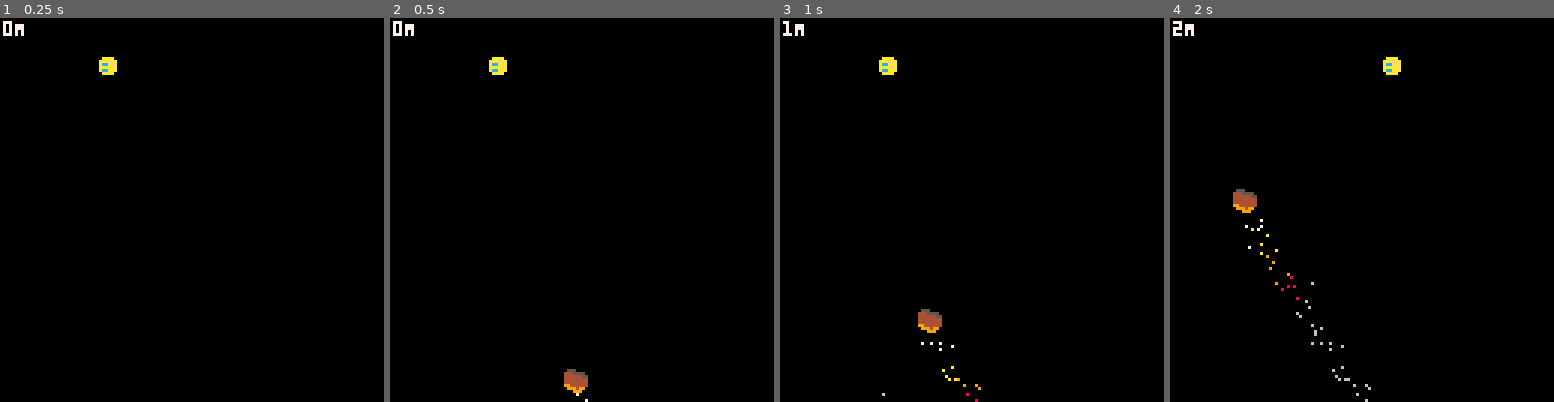
Above: before the commit, frames 1-4 (left to right).
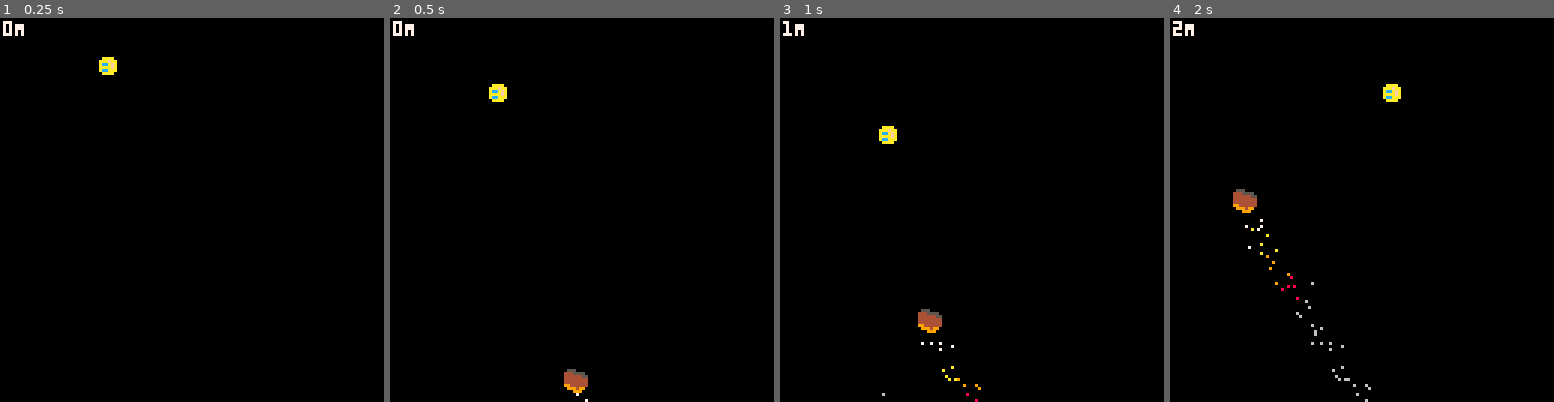
Above: after the commit, the same moments.

Repository: broquaint/pico8-carts
Game: PICO-8 cartridge eggjam16.p8
The game is run twice, just before and just after one commit, with the same random seed, the same clock (stepped at 60 frames per second) and the same inputs.
Inputs:
- Up to frame 1 (0.25 s): no input
- Up to frame 2 (0.5 s): tap X (X key) at 0.33 s
- Up to frame 3 (1 s): tap O (Z key) at 0.7 s
- Up to frame 4 (2 s): tap X (X key) at 1.07, 1.85 s; hold Right from 1.6 s (still down); tap O (Z key) at 1.7 s

Frame 1 is identical in both runs. In frame 2, 0.4% of the frame differs, in the area x 25-31%, y 10-22%; in frame 3, 0.4%; in frame 4, 0.4%.

Commit message:
Add dive ability
It works quite nicely. Except the movement speed seems quite variable
and I have no idea why.

Diff:
--- a/animation.lua
+++ b/animation.lua
@@ -33,10 +33,12 @@
    return a+(b-a)*t
 end
 
-function animate_move(obj)
+function animate_move_y(obj)
    for f = 1, obj.frames do
-      if(obj.crashed or obj.collected) return
-      obj.y = lerp(obj.from, obj.to, easein(f/obj.frames))
+      -- if(obj.crashed or obj.collected) return
+      local was_y = obj.y
+      obj.y = lerp(obj.from, obj.to, easeoutquad(f/obj.frames))
+      -- debug('moved ', was_y - obj.y, ' was ', was_y, ' now ', obj.y)
       yield()
    end
 end
--- a/eggjam16.p8
+++ b/eggjam16.p8
@@ -31,9 +31,12 @@
    player = make_obj({
       x = 32,
       y = 12,
+      default_y = 12,
+      frames = 22,
       sprite = 1,
       speed_x = 0,
       move_dir = 0,
+      diving = false,
    })
 
    current_game_state = game_state_playing
@@ -74,6 +77,28 @@
       end
       local next_x = player.x + player.speed_x
       player.x = (next_x < 120 and next_x > 0) and next_x or player.x
+   end
+
+   if btnp(b_x) then
+      if not player.diving then
+         player.diving = true
+         animate_obj(player, function()
+                        player.from = player.y
+                        player.to   = player.y + 24
+                        -- debug('player pre dive ', player)
+                        animate_move_y(player)
+
+                        -- debug('player mid dive ', player)
+                        player.from = player.y
+                        player.to   = player.default_y
+                        animate_move_y(player)
+
+                        -- debug('player fin dive ', player)
+                        player.diving = false
+         end)
+      else
+         -- todo ?
+      end
    end
 end
 
